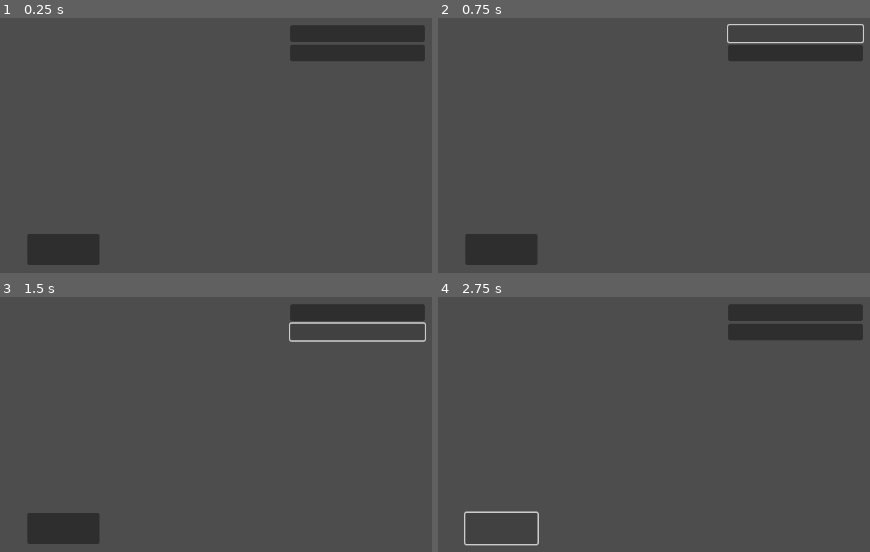
Above: before the commit, frames 1-4 (two rows, left to right).
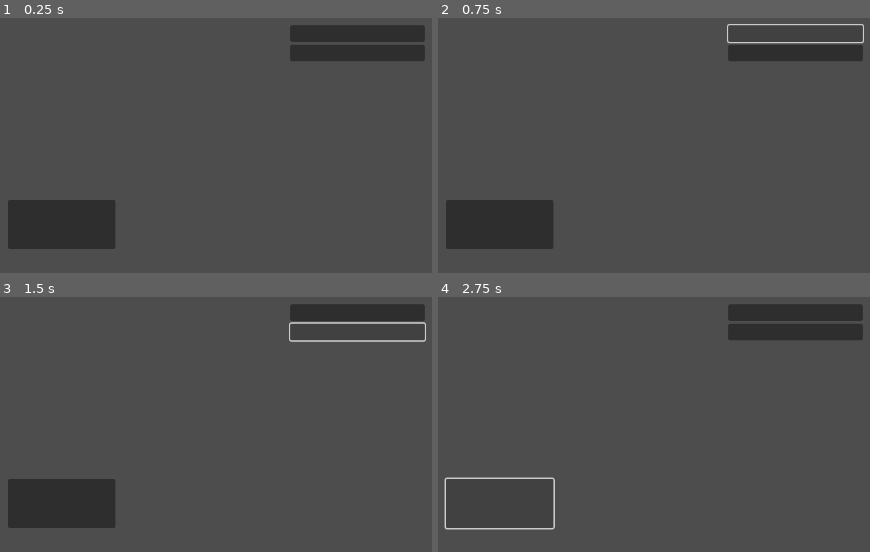
Above: after the commit, the same moments.

Repository: 6thAce/NorthernLights
Game: Godot game, scene res://Touch_Control.tscn
The game is run twice, just before and just after one commit, with the same random seed, the same clock (stepped at 60 frames per second) and the same inputs. This scene is started directly instead of the project's main scene.
Inputs (mouse positions are in pixels of both pictures, inside the frame that each line leads up to; where the layout moved, square brackets give the same spot in the first picture):
- Up to frame 1 (0.25 s): no input
- Up to frame 2 (0.75 s): click (796, 33) at 0.5 s
- Up to frame 3 (1.5 s): click (358, 332) at 1.25 s
- Up to frame 4 (2.75 s): click (498, 503) [502, 529] at 2 s

The runs differ from the first frame. In frame 1, 4.8% of the frame differs, in the area x 1-27%, y 71-97%; in frame 2, 4.8%; in frame 3, 4.8%; in frame 4, 0.9%.

Commit message:
Update Touch_Control.tscn

Diff:
--- a/Touch_Control.tscn
+++ b/Touch_Control.tscn
@@ -27,7 +27,7 @@
 anchors_preset = -1
 anchor_right = 0.61300004
 anchor_bottom = 0.5
-offset_left = 100.0
-offset_top = 528.0
-offset_right = -502.17603
-offset_bottom = 249.0
+offset_left = 72.0
+offset_top = 479.0
+offset_right = -479.17603
+offset_bottom = 226.0
